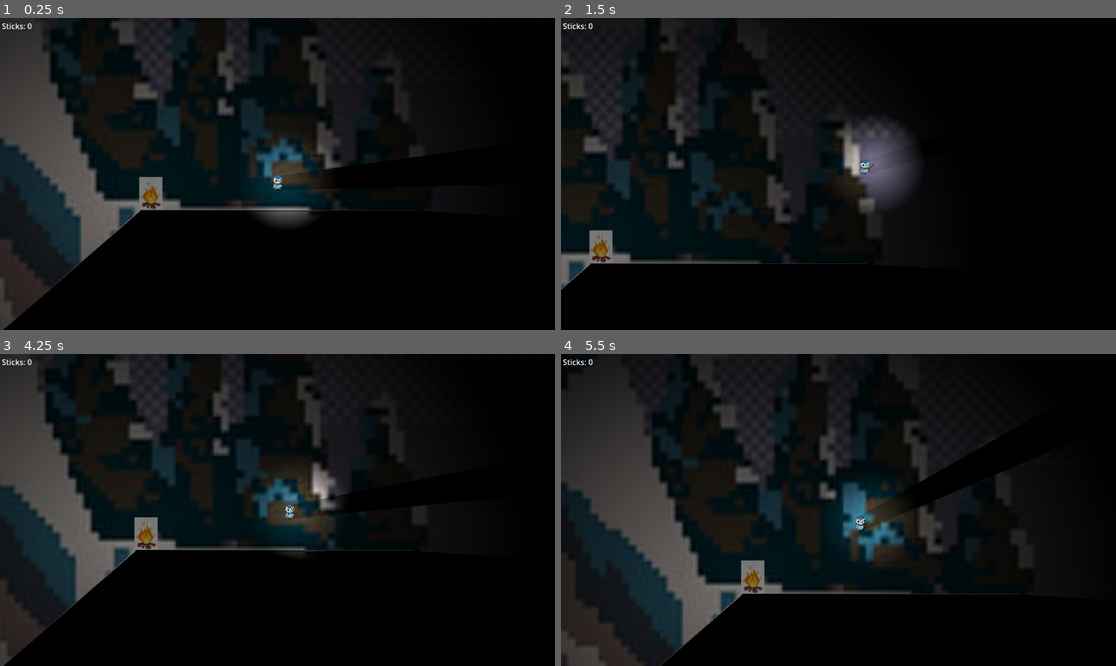
Above: before the commit, frames 1-4 (two rows, left to right).
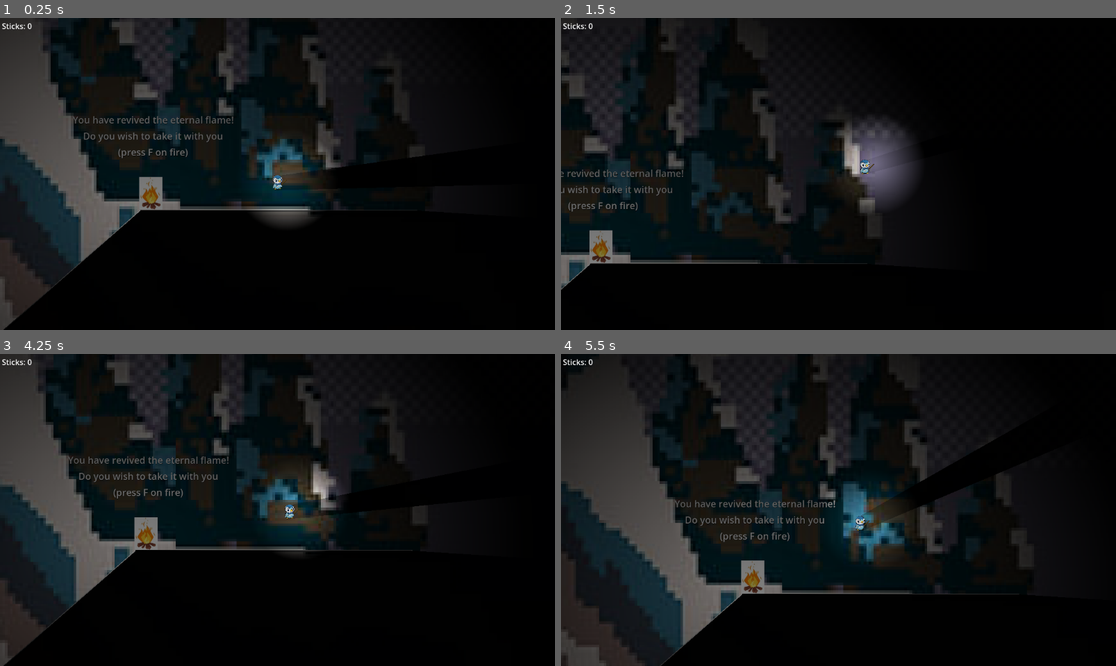
Above: after the commit, the same moments.

Repository: Hiweeeeee/ResourceGame
Game: Godot game, scene res://scenes/game.tscn
Two runs of this game, one before a commit and one after it. Both use one fixed random seed, a clock stepped at 60 frames per second and the inputs below.
Inputs:
- Up to frame 1 (0.25 s): no input
- Up to frame 2 (1.5 s): tap F (take_fire, bound only after the commit) at 0.5, 0.6, 1.25 s; hold D (right) from 0.53 s (still down); tap Enter (ui_accept) at 0.77 s; tap E (interact) at 1.35 s
- Up to frame 3 (4.25 s): tap Enter (ui_accept) at 1.52, 3.02, 3.77 s; tap F (take_fire, bound only after the commit) at 1.55, 2, 2.1, 2.75, 2.85, 3.5, 3.8 s; release D (right) at 2.03 s; hold A (left) 2.03-2.78 s; hold D (right) from 2.78 s (still down); tap E (interact) at 3.6 s
- Up to frame 4 (5.5 s): tap F (take_fire, bound only after the commit) at 4.25, 4.35, 5.1 s; release D (right) at 4.28 s; hold A (left) 4.28-5.03 s; tap Enter (ui_accept) at 4.52 s; hold D (right) from 5.03 s (still down)

The runs differ from the first frame. In frame 1, 0.7% of the frame differs, in the area x 9-59%, y 18-68%; in frame 2, 0.6%; in frame 3, 0.7%; in frame 4, 0.6%.

Commit message:
bug testing

Diff:
--- a/resourcegame/project.godot
+++ b/resourcegame/project.godot
@@ -32,3 +32,8 @@
 "events": [Object(InputEventKey,"resource_local_to_scene":false,"resource_name":"","device":-1,"window_id":0,"alt_press …(192 unchanged characters)…
 ]
 }
+take_fire={
+"deadzone": 0.2,
+"events": [Object(InputEventKey,"resource_local_to_scene":false,"resource_name":"","device":-1,"window_id":0,"alt_pressed":false,"shift_pressed":false,"ctrl_pressed":false,"meta_pressed":false,"pressed":false,"keycode":0,"physical_keycode":70,"key_label":0,"unicode":102,"location":0,"echo":false,"script":null)
+]
+}
--- a/resourcegame/scenes/game.tscn
+++ b/resourcegame/scenes/game.tscn
@@ -15,6 +15,7 @@
 
 [node name="background" type="Sprite2D" parent="."]
 z_index = -5
+texture_filter = 1
 position = Vector2(-1109, -186)
 scale = Vector2(5.28556, 5.3925)
 texture = ExtResource("1_u5sy4")
--- a/resourcegame/scripts/campfire.gd
+++ b/resourcegame/scripts/campfire.gd
@@ -5,8 +5,6 @@
 @onready var game_manager = %GameManager
 @onready var light = $Light
 @onready var label = $Label
-
-
 
 
 var sticks_fed = 0
@@ -29,8 +27,11 @@
 		light.texture_scale += .2
 		sticks_fed += 1
 
-	if sticks_fed == 4:
+	if sticks_fed == 0:
 		label.show()
 		if Input.is_action_just_pressed("take_fire") and player_in_fire == true:
-			print("its working?")
 			eternal_torch.emit()
+			# sticks fed = 5 so that label stays hiden again
+			#sticks_fed = 5
+			label.hide()
+			print("yes?")
--- a/resourcegame/scripts/player.tres.gd
+++ b/resourcegame/scripts/player.tres.gd
@@ -55,4 +55,3 @@
 func _on_eternal_torch():
 	torch_light.energy = 2.5
 	torch_light.texture_scale *= 3
-	print("yes yes yes?")
